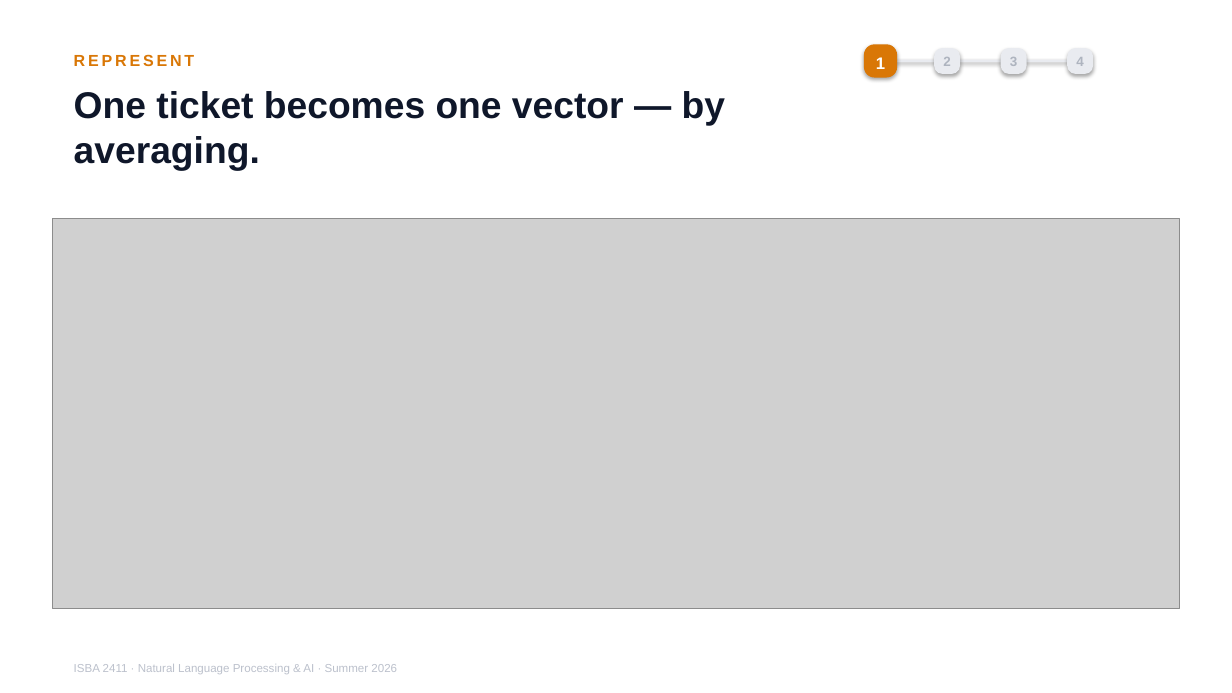
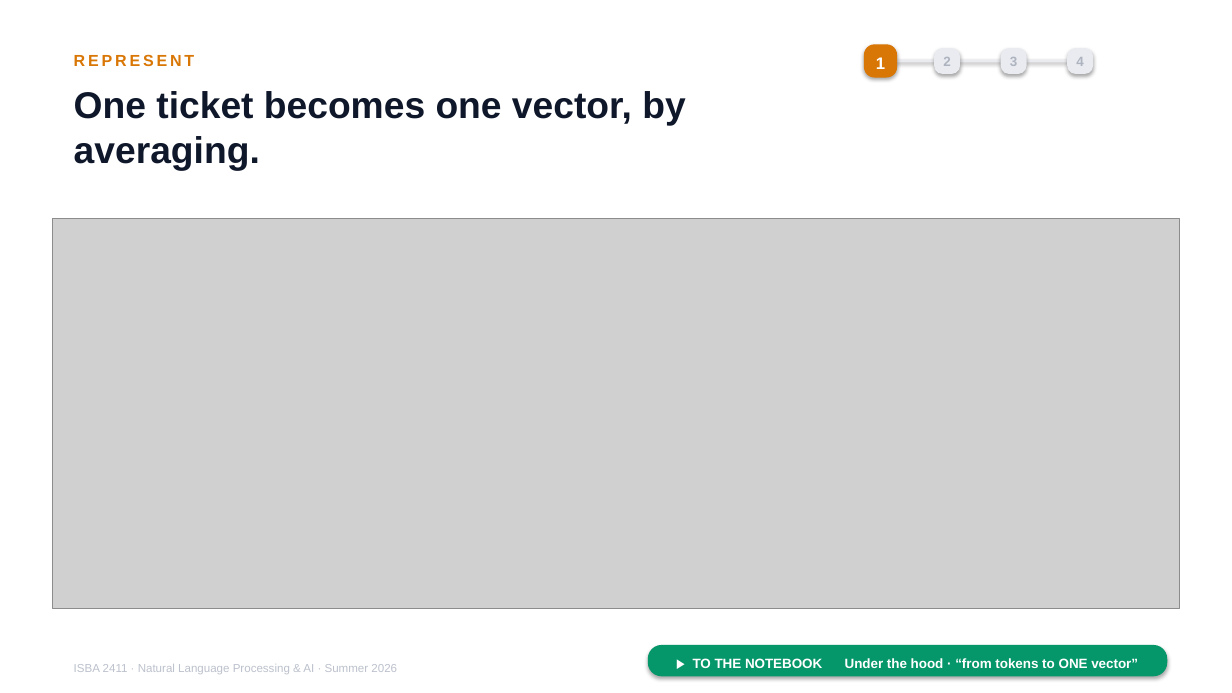
Before and after one commit to JulesMalin/isba2411-nlp, a slide deck: slide 7 of Week 7/L13_Support_Copilot.pptx. Drawn at 1232x693 pixels with LibreOffice and Linux fonts; fonts in the diff are those of the drawing; grey boxes stand for pictures. Boxes give left, top, right and bottom in pixels: in the first picture for what was removed or moved away, otherwise in the second. Text is boxed around its words. In the diff, an @@ line names an element or a change of style, - is before the commit and + after.

```diff
--- a/Week 7/L13_Support_Copilot.pptx
+++ b/Week 7/L13_Support_Copilot.pptx
@@ text at [74,91,685,170]: text changed @@
-One ticket becomes one vector — by averaging.
+One ticket becomes one vector, by averaging.
@@ rounded rectangle added at [648,645,1167,677], fill #059669 @@
@@ text added at [693,658,1138,668], 10.5 pt, text #FFFFFF, bold @@
+▶ TO THE NOTEBOOK Under the hood · “from tokens to ONE vector”
```
Also in this commit, not shown: 18 other slides changed.
